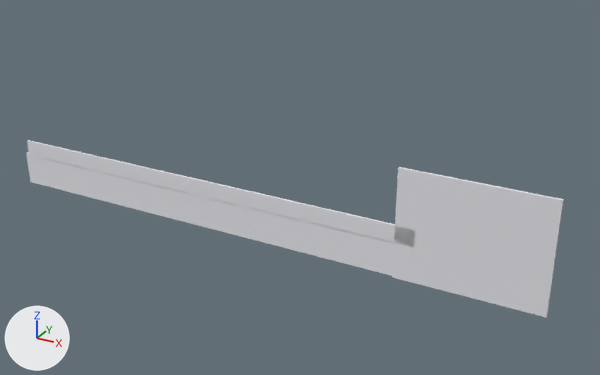
The OBJ model models_All/Left Wall.obj as it was, and as the next commit left it.
Both versions are drawn from a 50 mm lens placed at (170.2, -239.4, 115.8), pointed at (52.6, -25.6, 8.8). Arrows for +X, +Y and +Z are at lower left; the lights stay in place. Where no turn or scale is listed for an object, it has been applied to the vertices. Vertices at the same position are counted once.

The scene before the commit, as lines of its bpy script (objects in view):
```python
me_left_wall = bpy.data.meshes.new('Left Wall')
me_left_wall.from_pydata(...)  # 1339 vertices, 2510 faces; spans x -44.0..138.0, y -49.0..-47.0, z -1.0..32.0
# faces by material slot: [1352, 224, 508, 48, 200, 36, 82, 60]
me_left_wall.materials.append(mat_uni00351mtl)  # black #000000
me_left_wall.materials.append(mat_union1mtl)  # dark grey #5b5d69
me_left_wall.materials.append(mat_union3mtl)  # brown #6a3602
me_left_wall.materials.append(mat_part2mtl)  # brown #a15f32
me_left_wall.materials.append(mat_uni00371mtl)  # black #000000
me_left_wall.materials.append(mat_part9mtl)  # light grey #cbccd2
me_left_wall.materials.append(mat_part10mtl)  # white #e8e8ed
me_left_wall.materials.append(mat_part11mtl)  # black #090909
ob_left_wall = bpy.data.objects.new('Left Wall', me_left_wall)
ob_left_wall.location = (0.0, 0.0, 0.0)
```
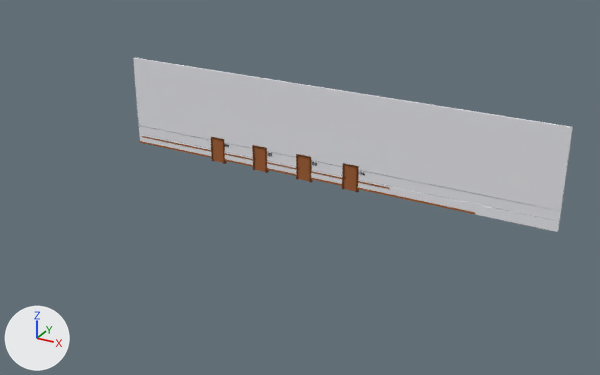
Location of each change, [x1, y1, x2, y2] in pixels of the pictures (600 x 375 px):
```json
{"object": "Left Wall", "change": "reshaped", "before": [26, 140, 563, 317], "after": [133, 58, 573, 232], "on screen": "18% narrower"}
{"part": 1, "of": "me_left_wall", "change": "added", "after": [358, 188, 475, 214]}
{"part": 2, "of": "me_left_wall", "change": "added", "after": [311, 178, 342, 186]}
{"part": 3, "of": "me_left_wall", "change": "added", "after": [267, 168, 296, 176]}
{"part": 4, "of": "me_left_wall", "change": "added", "after": [225, 159, 253, 167]}
{"part": 5, "of": "me_left_wall", "change": "added", "after": [360, 170, 534, 206]}
{"part": 6, "of": "me_left_wall", "change": "added", "after": [358, 181, 389, 189]}
{"part": 7, "of": "me_left_wall", "change": "added", "after": [311, 171, 342, 179]}
{"part": 8, "of": "me_left_wall", "change": "added", "after": [267, 162, 296, 169]}
{"part": 9, "of": "me_left_wall", "change": "added", "after": [142, 136, 211, 151]}
{"part": 10, "of": "me_left_wall", "change": "deleted", "before": [26, 140, 563, 317]}
{"part": 11, "of": "me_left_wall", "change": "added", "after": [133, 58, 573, 232]}
```

Edits to the scene script, one JSON object a line:
```json
{"op": "add", "block": "mat_part17mtl", "code": ["mat_part17mtl = principled_material('Part17Mtl')", "mat_part17mtl.base_color = (0.354, 0.364, 0.421)  # grey #a1a3ae", "mat_part17mtl.roughness = 1.0"]}
{"block": "me_left_wall", "where": "# used by ob_left_wall; location = (0.0, 0.0, 0.0)"}
{"op": "remove", "block": "me_left_wall", "code": "me_left_wall.from_pydata(...)  # 1339 vertices, 2510 faces; spans x -44.0..138.0, y -49.0..-47.0, z -1.0..32.0"}
{"op": "add", "block": "me_left_wall", "code": "me_left_wall.from_pydata(...)  # 1663 vertices, 3084 faces; spans x -32.0..130.0, y -2.0..-1.0, z 0.0..35.0"}
{"block": "me_left_wall", "change": "me_left_wall part 1: a new loose piece, a box spanning x 61.84..103.25, y -1.74..-1.68, z 1.0..1.69, in mat_union1mtl (brown #a15f32)"}
{"block": "me_left_wall", "change": "me_left_wall part 2: a new loose piece, a box spanning x 43.54..56.3, y -1.74..-1.68, z 1.0..1.69, in mat_union1mtl (brown #a15f32)"}
{"block": "me_left_wall", "change": "me_left_wall part 3: a new loose piece, a box spanning x 25.5..38.37, y -1.74..-1.68, z 1.0..1.69, in mat_union1mtl (brown #a15f32)"}
{"block": "me_left_wall", "change": "me_left_wall part 4: a new loose piece, a box spanning x 7.28..20.16, y -1.74..-1.68, z 1.0..1.69, in mat_union1mtl (brown #a15f32)"}
{"block": "me_left_wall", "change": "me_left_wall part 5: a new loose piece, a box spanning x 61.83..122.33, y -1.62..-1.46, z 8.01..8.16, in mat_part17mtl (grey #a0a2ad)"}
{"block": "me_left_wall", "change": "me_left_wall part 6: a new loose piece, a box spanning x 62.04..73.55, y -1.82..-1.76, z 3.57..4.07, in mat_union1mtl (brown #a15f32)"}
{"block": "me_left_wall", "change": "me_left_wall part 7: a new loose piece, a box spanning x 43.96..55.97, y -1.82..-1.76, z 3.57..4.07, in mat_union1mtl (brown #a15f32)"}
{"block": "me_left_wall", "change": "me_left_wall part 8: a new loose piece, a box spanning x 25.9..37.92, y -1.82..-1.76, z 3.57..4.07, in mat_union1mtl (brown #a15f32)"}
{"block": "me_left_wall", "change": "me_left_wall part 9: a new loose piece, a box spanning x -30.75..1.54, y -1.82..-1.76, z 3.57..4.07, in mat_union1mtl (brown #a15f32)"}
{"block": "me_left_wall", "change": "me_left_wall part 10: 39 loose pieces with 931 vertices, spanning x -44.0..138.0, y -49.0..-47.0, z -1.0..32.0, are deleted"}
{"block": "me_left_wall", "change": "me_left_wall part 11: 1095 vertices added at x -32.0..130.0, y -2.0..-1.0, z 0.0..35.0"}
{"op": "remove", "block": "me_left_wall", "code": "me_left_wall.materials.append(mat_part2mtl)  # brown #a15f32"}
{"op": "remove", "block": "me_left_wall", "code": "me_left_wall.materials.append(mat_uni00371mtl)  # black #000000"}
{"op": "remove", "block": "me_left_wall", "code": "me_left_wall.materials.append(mat_part9mtl)  # light grey #cbccd2"}
{"op": "add", "block": "me_left_wall", "code": "me_left_wall.materials.append(mat_part17mtl)  # grey #a1a3ae"}
```
